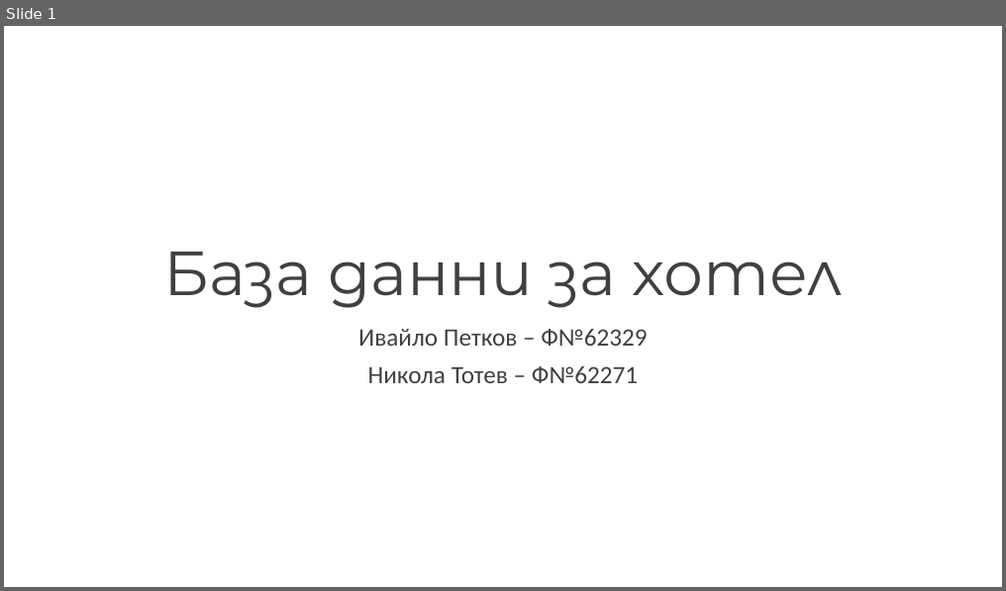
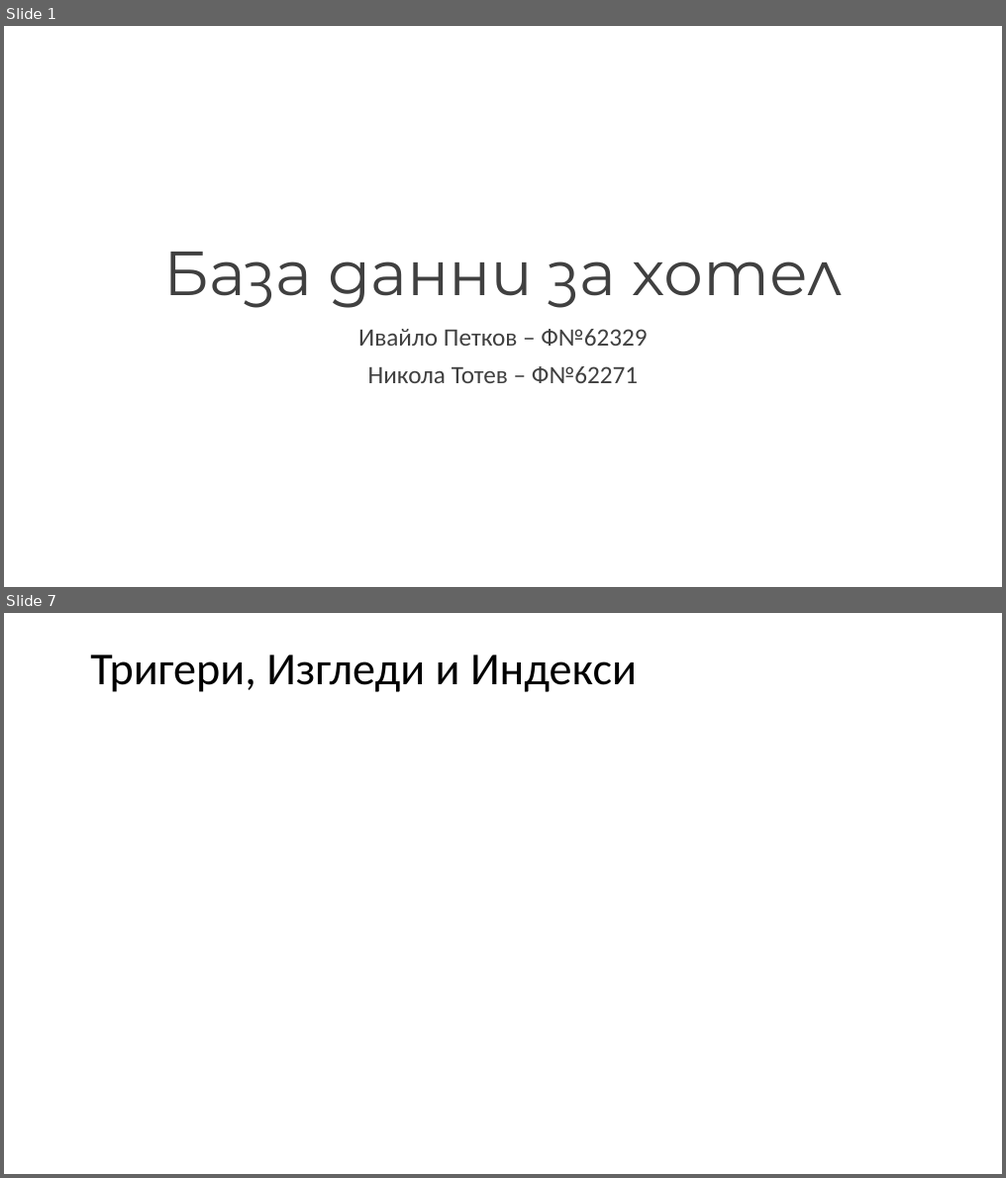
Before and after one commit to NikolaTotev/SQL-Course-Project, a slide deck: Project Presentation.pptx. Shown one above the other, each under a label of ours: slide 1 before the commit, slides 1 and 7 after it; the slides between them are not shown. The pictures are 1006x591 and 1006x1178 pixels, drawn with LibreOffice and Linux fonts; fonts in the diff are those of the drawing. Boxes give left, top, right and bottom in pixels: in the first picture for what was removed or moved away, otherwise in the second. Text is boxed around its words. In the diff, an @@ line names an element or a change of style, - is before the commit and + after.

```diff
--- a/Project Presentation.pptx
+++ b/Project Presentation.pptx
@@ slide 7 added at bbox=[4, 613, 1002, 1174], background #FFFFFF @@
@@ title added at bbox=[90, 655, 637, 692], 44 pt, text #000000 @@
+Тригери, Изгледи и Индекси
```
Also in this commit, not shown: 5 other slides added, 1 slide removed, 2 other files.
